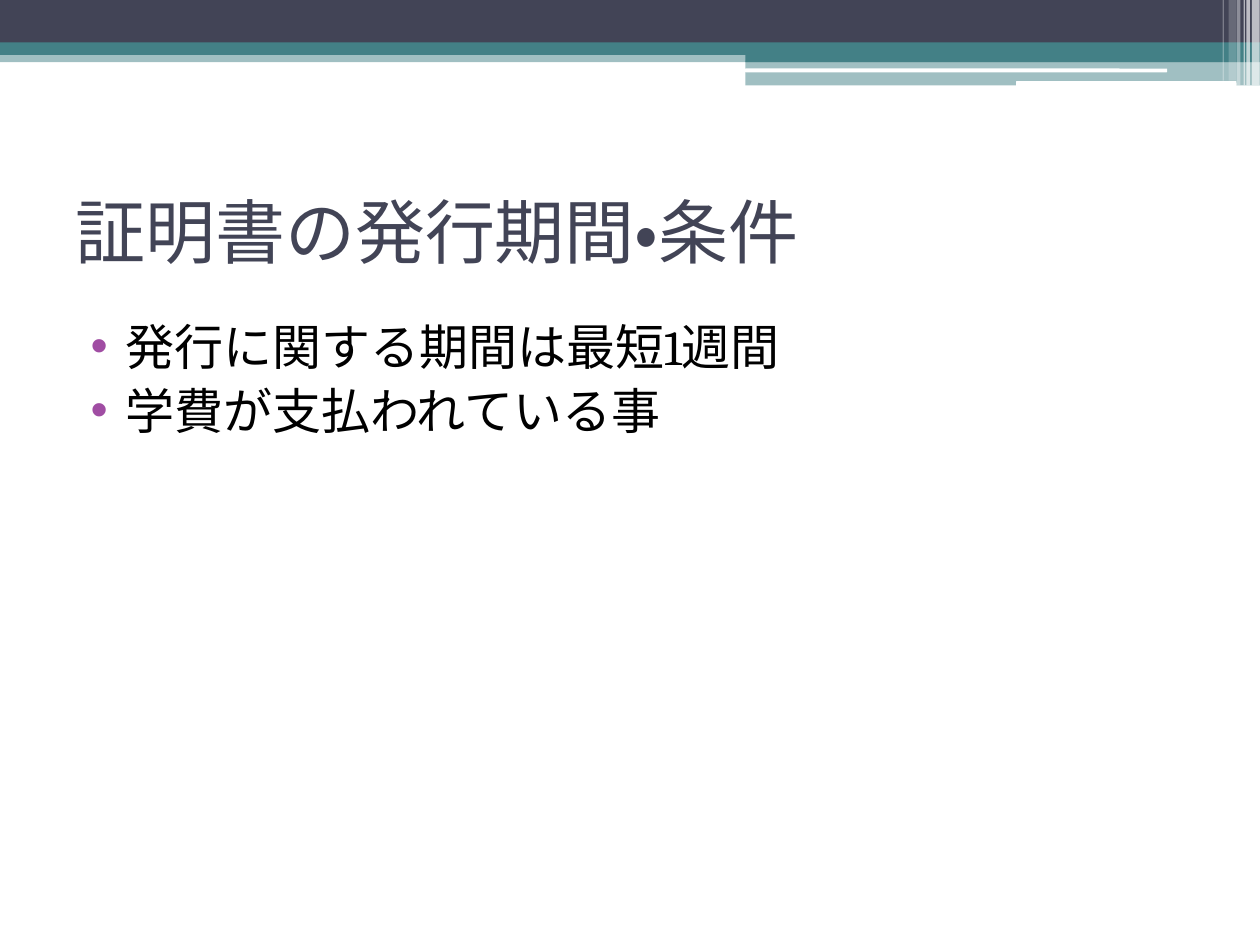
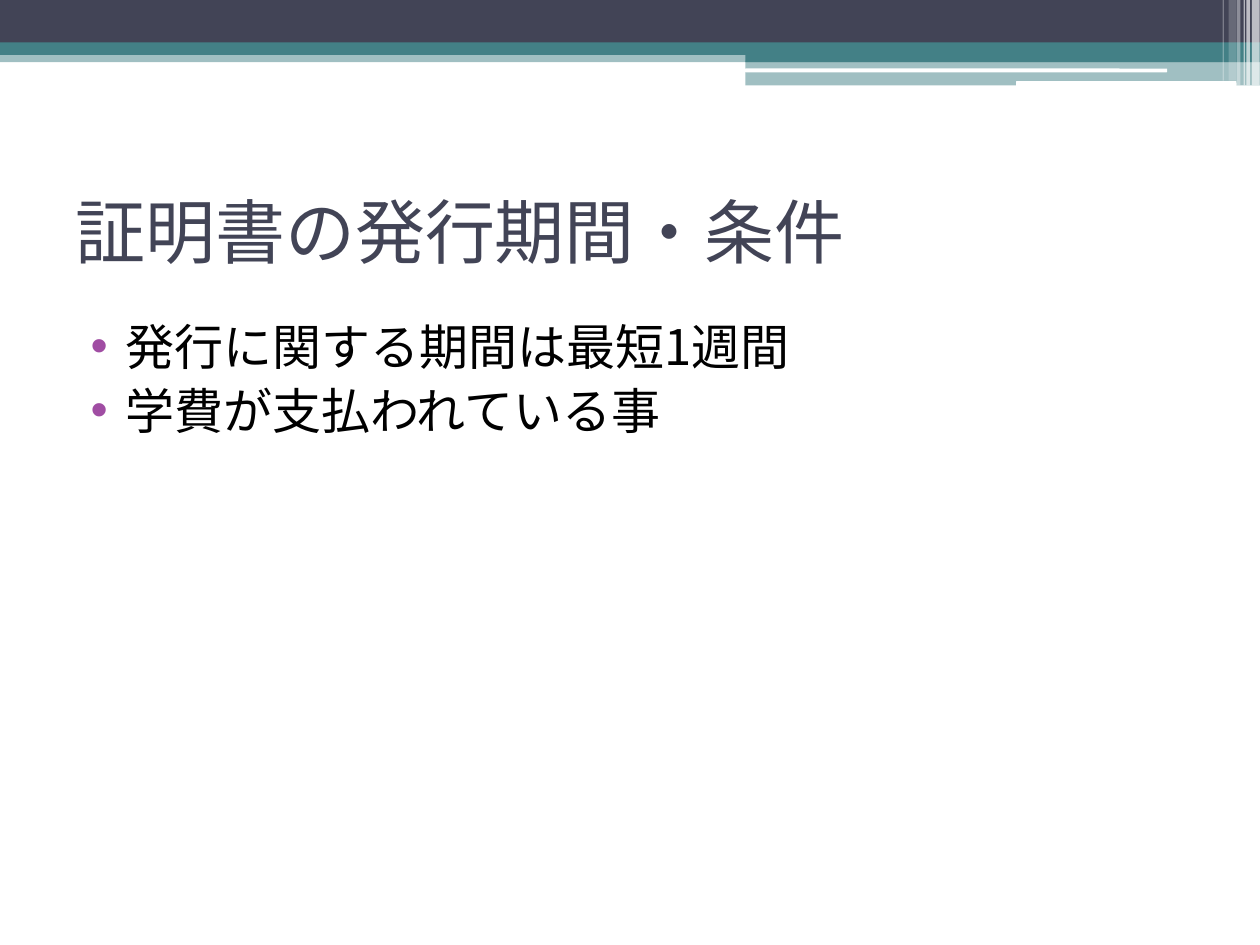
Before and after one commit to YoshihiroUEDA/shushoku, a slide deck: slide 15 of 就職指導週間（大橋校講義用PP）.pptx. Drawn at 1260x945 pixels with LibreOffice and Linux fonts; fonts in the diff are those of the drawing. Boxes give left, top, right and bottom in pixels: in the first picture for what was removed or moved away, otherwise in the second. Text is boxed around its words. In the diff, an @@ line names an element or a change of style, - is before the commit and + after.

```diff
--- a/就職指導週間（大橋校講義用PP）.pptx
+++ b/就職指導週間（大橋校講義用PP）.pptx
@@ title "証明書の発行期間・条件" at (x1=75, y1=199, x2=844, y2=264): font Roboto to Noto Sans CJK JP @@
@@ text "発行に関する期間は最短1週間" at (x1=126, y1=324, x2=789, y2=433): font Cambria to Noto Sans CJK JP @@
```
Also in this commit, not shown: 25 other slides changed, 8 other files.
